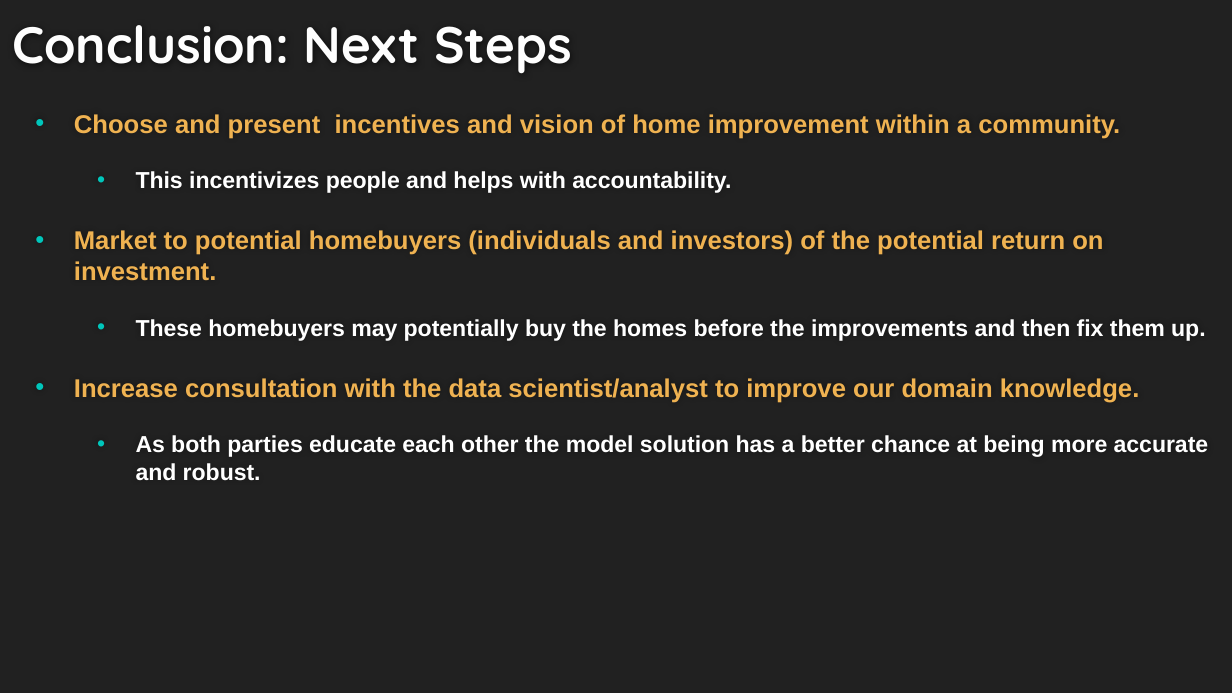
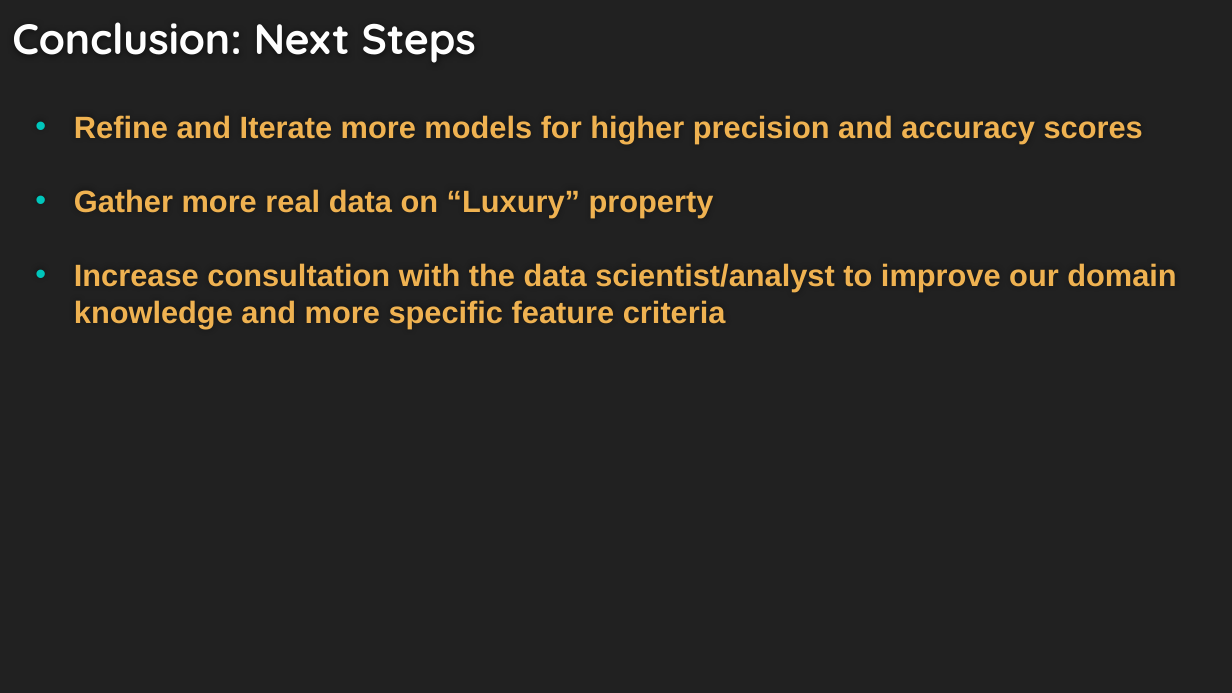
Before and after one commit to Dmvinedata/Paris_Housing_P3, a slide deck: slide 11 of Phase3_Project_Presentation_DJackson.pptx. Drawn at 1232x693 pixels with LibreOffice and Linux fonts; fonts in the diff are those of the drawing. Boxes give left, top, right and bottom in pixels: in the first picture for what was removed or moved away, otherwise in the second. Text is boxed around its words. In the diff, an @@ line names an element or a change of style, - is before the commit and + after.

```diff
--- a/Phase3_Project_Presentation_DJackson.pptx
+++ b/Phase3_Project_Presentation_DJackson.pptx
@@ title "Conclusion: Next Steps" at [12,22,476,63]: size 30 to 24.9 pt @@
@@ text at [74,115,1176,328]: text changed; size 15 to 18 pt @@
-• Choose and present incentives and vision of home improvement within a community.
-  • This incentivizes people and helps with accountability.
-• Market to potential homebuyers (individuals and investors) of the potential return on investment.
-  • These homebuyers may potentially buy the homes before the improvements and then fix them up.
-• Increase consultation with the data scientist/analyst to improve our domain knowledge.
-  • As both parties educate each other the model solution has a better chance at being more accurate and robust.
+• Refine and Iterate more models for higher precision and accuracy scores
+• Gather more real data on “Luxury” property
+• Increase consultation with the data scientist/analyst to improve our domain knowledge and more specific feature criteria
```
Also in this commit, not shown: 5 other slides changed, 6 slides added, 6 slides removed, 5 other files.
